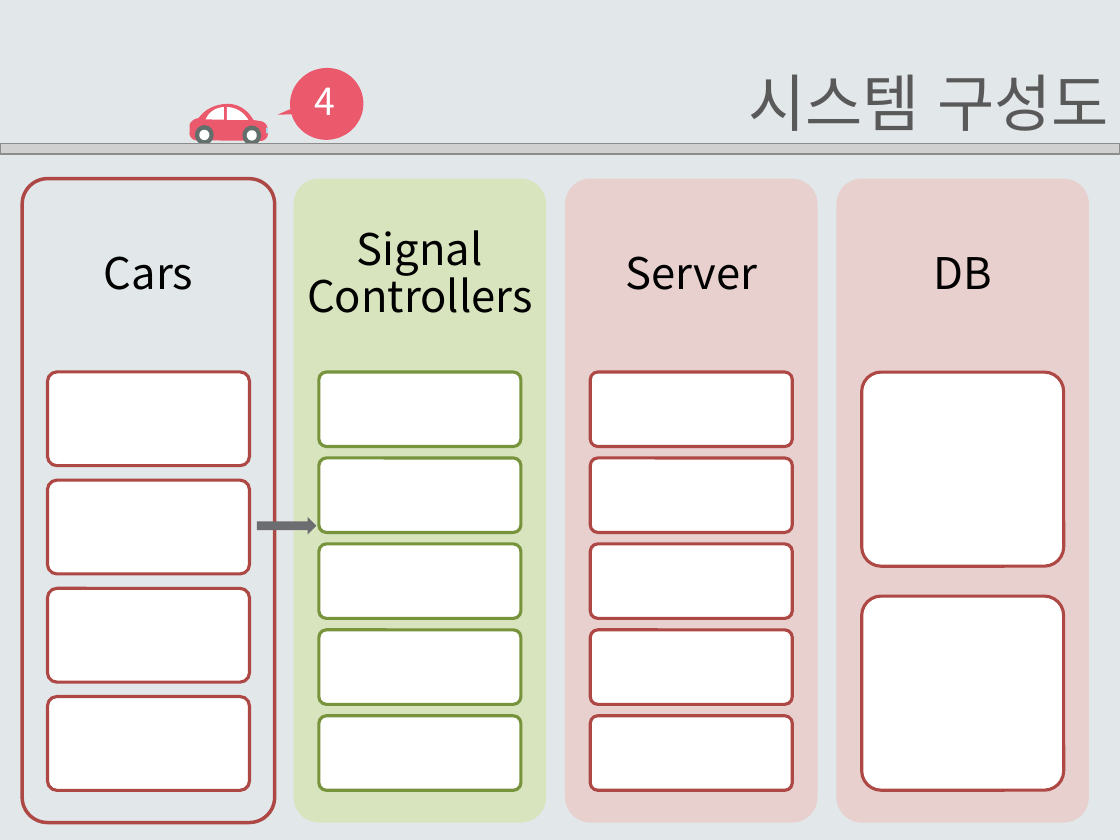
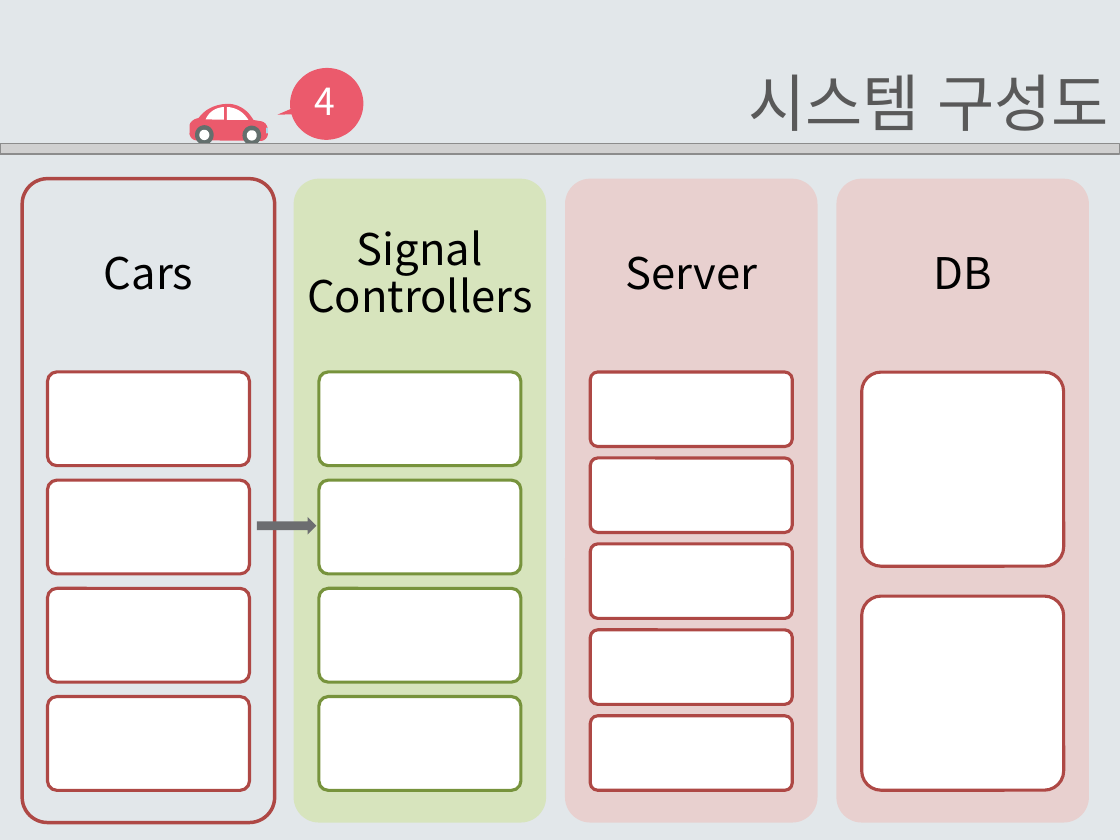
Before and after one commit to EomHeeSang/grad_proj, a slide deck: slide 11 of 발표자료/설계서2-14(엄희상,박주호,김태경).pptx (slide 10 before the commit). Drawn at 1120x840 pixels with LibreOffice and Linux fonts; fonts in the diff are those of the drawing; grey boxes stand for pictures. Boxes give left, top, right and bottom in pixels: in the first picture for what was removed or moved away, otherwise in the second. Text is boxed around its words. In the diff, an @@ line names an element or a change of style, - is before the commit and + after.

```diff
--- a/발표자료/설계서2-14(엄희상,박주호,김태경).pptx
+++ b/발표자료/설계서2-14(엄희상,박주호,김태경).pptx
@@ rounded rectangle: place and size @@
-rounded rectangle at (319, 372, 521, 447)
+rounded rectangle at (319, 372, 521, 466)
@@ rounded rectangle: place and size @@
-rounded rectangle at (319, 458, 521, 533)
+rounded rectangle at (319, 480, 521, 575)
@@ rounded rectangle removed at (319, 544, 521, 619) @@
@@ rounded rectangle: place and size @@
-rounded rectangle at (319, 629, 521, 704)
+rounded rectangle at (319, 588, 521, 682)
@@ rounded rectangle: place and size @@
-rounded rectangle at (319, 716, 521, 791)
+rounded rectangle at (319, 697, 521, 791)
```
Also in this commit, not shown: 10 other slides changed, 2 slides added, 1 slide removed.
